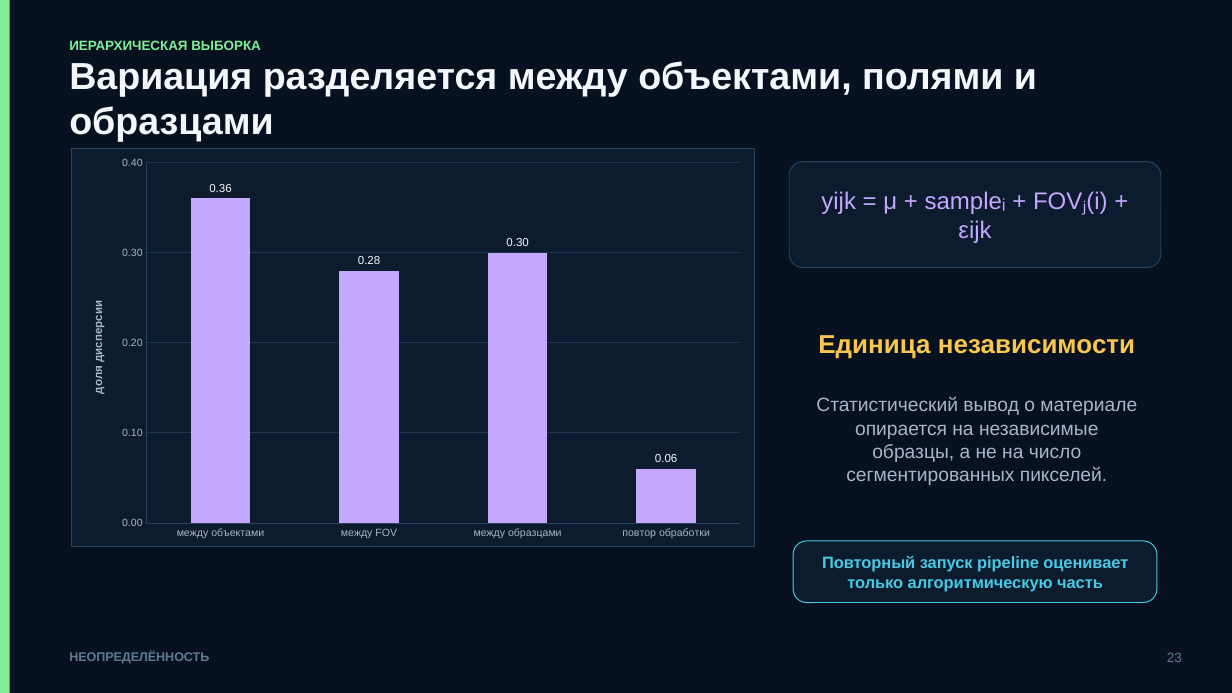
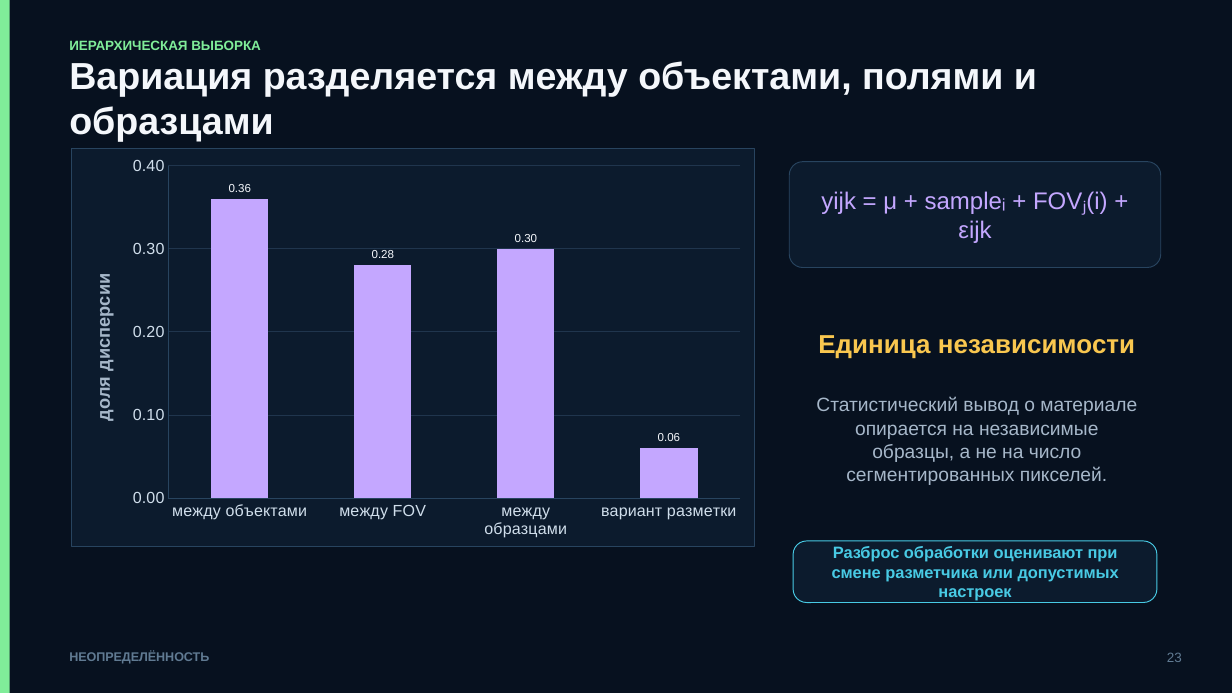
Before and after one commit to ashrpv/computer_science_in_nanoscience, a slide deck: slide 23 of slides/09-image_analysis.pptx. Drawn at 1232x693 pixels with LibreOffice and Linux fonts; fonts in the diff are those of the drawing. Boxes give left, top, right and bottom in pixels: in the first picture for what was removed or moved away, otherwise in the second. Text is boxed around its words. In the diff, an @@ line names an element or a change of style, - is before the commit and + after.

```diff
--- a/slides/09-image_analysis.pptx
+++ b/slides/09-image_analysis.pptx
@@ column chart at (71,148,755,546) @@
-categories: между объектами, между FOV, между образцами, повтор обработки
+categories: между объектами, между FOV, между образцами, вариант разметки
@@ category axis changed @@
@@ value axis changed @@
@@ text at (832,546,1119,601): text changed @@
-Повторный запуск pipeline оценивает только алгоритмическую часть
+Разброс обработки оценивают при смене разметчика или допустимых настроек
```
Also in this commit, not shown: 16 other slides changed, 24 other files.
